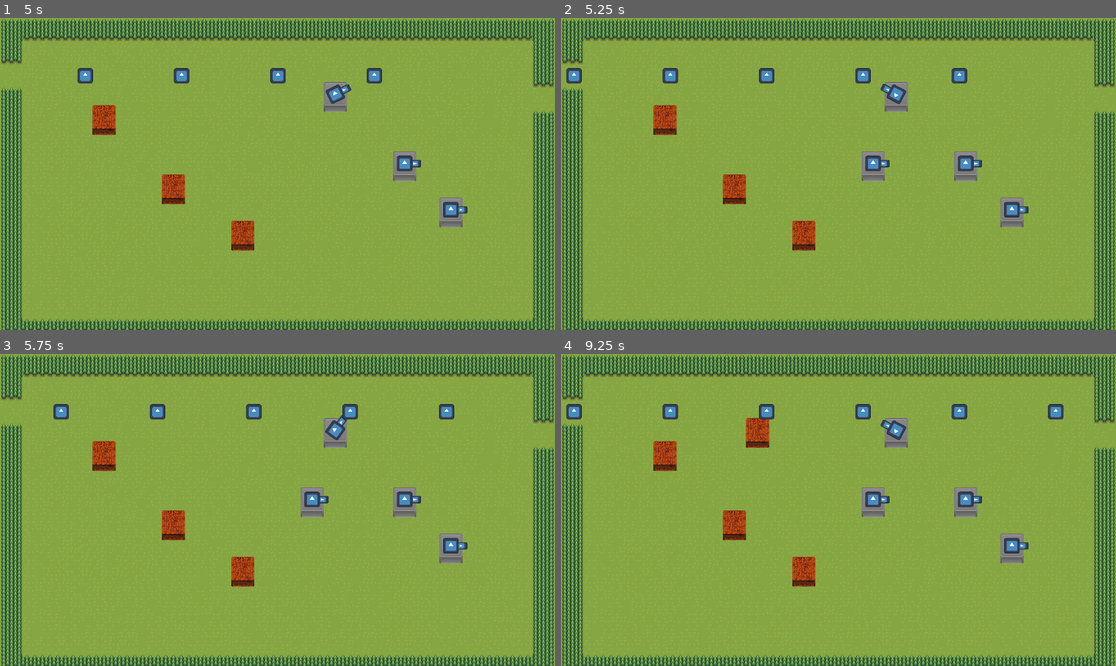
Above: before the commit, frames 1-4 (two rows, left to right).
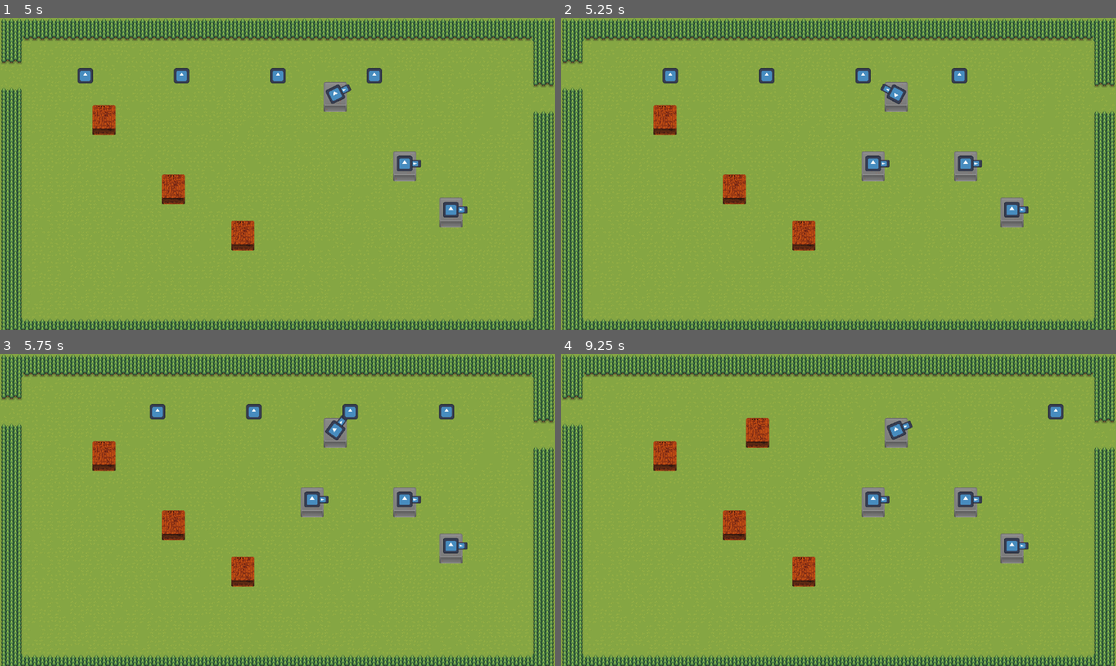
Above: after the commit, the same moments.

Repository: Krish-Dubey/uwa-game-jam
Game: Godot game, scene res://scenes/map.tscn
Same seed, same stepped clock (60 frames per second), same inputs: the game is played once before the commit and once after it. The engine's default icon, where the game draws it, is replaced by a stand-in: a white triangle on a blue panel in a dark square.
Inputs (mouse positions are in pixels of both pictures, inside the frame that each line leads up to):
- Up to frame 1 (5 s): tap Enter at 0.5 s; move the mouse to (399, 158) at 0.52 s; click (399, 158) at 0.6 s; move the mouse to (166, 189) at 1.27 s; right-click (166, 189) at 1.35 s; move the mouse to (333, 105) at 2.02 s; click (333, 105) at 2.1 s; move the mouse to (249, 236) at 2.77 s; right-click (249, 236) at 2.85 s; move the mouse to (444, 220) at 3.52 s; click (444, 220) at 3.6 s; move the mouse to (111, 127) at 4.27 s; right-click (111, 127) at 4.35 s
- Up to frame 2 (5.25 s): move the mouse to (866, 174) at 5.02 s; click (866, 174) at 5.1 s
- Up to frame 3 (5.75 s): no input
- Up to frame 4 (9.25 s): move the mouse to (755, 432) at 5.77 s; right-click (755, 432) at 5.85 s; move the mouse to (960, 494) at 6.52 s; click (960, 494) at 6.6 s; move the mouse to (727, 525) at 7.27 s; right-click (727, 525) at 7.35 s; move the mouse to (894, 441) at 8.02 s; click (894, 441) at 8.1 s; move the mouse to (810, 572) at 8.77 s; right-click (810, 572) at 8.85 s

Frame 1 is identical in both runs. In frame 2, 0.1% of the frame differs, in the area x 0-4%, y 16-21%; in frame 3, 0.1%; in frame 4, 0.8%, in the area x 0-74%, y 16-28%.

Commit message:
Merge with Taoist Branch

Diff:
--- a/scenes/walkertest.tscn
+++ b/scenes/enemies/fastwalker.tscn
@@ -1,23 +1,23 @@
-[gd_scene load_steps=6 format=3 uid="uid://durm5qahv4rhg"]
+[gd_scene load_steps=6 format=3 uid="uid://dqr76mxmntcp2"]
 
-[ext_resource type="Script" uid="uid://cs16ybkcd38bb" path="res://scripts/walkertest.gd" id="1_4reu3"]
-[ext_resource type="Texture2D" uid="uid://conhbe48wu8lx" path="res://sprite/icon.svg" id="1_7x575"]
-[ext_resource type="Script" uid="uid://bhcycc38peq4c" path="res://scripts/health_component.gd" id="3_q4brm"]
+[ext_resource type="Script" uid="uid://cs16ybkcd38bb" path="res://scripts/walkertest.gd" id="1_80eva"]
+[ext_resource type="Texture2D" uid="uid://conhbe48wu8lx" path="res://sprite/icon.svg" id="2_7xnej"]
+[ext_resource type="Script" uid="uid://bhcycc38peq4c" path="res://scripts/health_component.gd" id="3_hnbjv"]
 
-[sub_resource type="CircleShape2D" id="CircleShape2D_q4brm"]
+[sub_resource type="CircleShape2D" id="CircleShape2D_80eva"]
 
 [sub_resource type="RectangleShape2D" id="RectangleShape2D_q4brm"]
 size = Vector2(24.6154, 24.6154)
 
-[node name="Walkertest" type="CharacterBody2D" groups=["enemy"]]
+[node name="fastWalker" type="CharacterBody2D" groups=["enemy"]]
 z_index = 1
-scale = Vector2(1.3, 1.3)
-script = ExtResource("1_4reu3")
+scale = Vector2(0.8, 0.8)
+script = ExtResource("1_80eva")
 movement_speed = 200.0
 
 [node name="Sprite2D" type="Sprite2D" parent="."]
 scale = Vector2(0.1875, 0.1875)
-texture = ExtResource("1_7x575")
+texture = ExtResource("2_7xnej")
 
 [node name="NavigationAgent2D" type="NavigationAgent2D" parent="."]
 path_postprocessing = 2
--- /dev/null
+++ b/scenes/enemies/large_walker.tscn
@@ -0,0 +1,42 @@
+[gd_scene load_steps=6 format=3 uid="uid://chkg13dto4xne"]
+
+[ext_resource type="Script" uid="uid://cs16ybkcd38bb" path="res://scripts/walkertest.gd" id="1_tlqob"]
+[ext_resource type="Texture2D" uid="uid://conhbe48wu8lx" path="res://sprite/icon.svg" id="2_24cst"]
+[ext_resource type="Script" uid="uid://bhcycc38peq4c" path="res://scripts/health_component.gd" id="3_34tvn"]
+
+[sub_resource type="CircleShape2D" id="CircleShape2D_tlqob"]
+
+[sub_resource type="RectangleShape2D" id="RectangleShape2D_q4brm"]
+size = Vector2(24.6154, 24.6154)
+
+[node name="LargeWalker" type="CharacterBody2D" groups=["enemy"]]
+z_index = 1
+scale = Vector2(2, 2)
+script = ExtResource("1_tlqob")
+movement_speed = 100.0
+
+[node name="Sprite2D" type="Sprite2D" parent="."]
+scale = Vector2(0.1875, 0.1875)
+texture = ExtResource("2_24cst")
+
+[node name="NavigationAgent2D" type="NavigationAgent2D" parent="."]
+path_postprocessing = 2
+path_metadata_flags = 5
+time_horizon_agents = 3.0
+debug_path_custom_color = Color(0, 1, 1, 1)
+
+[node name="HealthComponent" type="Node" parent="." node_paths=PackedStringArray("agent")]
+script = ExtResource("3_34tvn")
+agent = NodePath("..")
+
+[node name="Collision Box" type="CollisionShape2D" parent="."]
+shape = SubResource("CircleShape2D_tlqob")
+
+[node name="Area2D" type="Area2D" parent="."]
+collision_layer = 2
+collision_mask = 0
+
+[node name="Hit Box" type="CollisionShape2D" parent="Area2D"]
+position = Vector2(2.75098e-07, -2.75098e-07)
+shape = SubResource("RectangleShape2D_q4brm")
+debug_color = Color(0.968513, 0, 0.46738, 0.42)
--- /dev/null
+++ b/scenes/enemies/walkertest.tscn
@@ -0,0 +1,42 @@
+[gd_scene load_steps=6 format=3 uid="uid://durm5qahv4rhg"]
+
+[ext_resource type="Script" uid="uid://cs16ybkcd38bb" path="res://scripts/walkertest.gd" id="1_e0x32"]
+[ext_resource type="Texture2D" uid="uid://conhbe48wu8lx" path="res://sprite/icon.svg" id="2_sypdo"]
+[ext_resource type="Script" uid="uid://bhcycc38peq4c" path="res://scripts/health_component.gd" id="3_33kmq"]
+
+[sub_resource type="CircleShape2D" id="CircleShape2D_q4brm"]
+
+[sub_resource type="RectangleShape2D" id="RectangleShape2D_q4brm"]
+size = Vector2(24.6154, 24.6154)
+
+[node name="Walkertest" type="CharacterBody2D" groups=["enemy"]]
+z_index = 1
+scale = Vector2(1.3, 1.3)
+script = ExtResource("1_e0x32")
+movement_speed = 200.0
+
+[node name="Sprite2D" type="Sprite2D" parent="."]
+scale = Vector2(0.1875, 0.1875)
+texture = ExtResource("2_sypdo")
+
+[node name="NavigationAgent2D" type="NavigationAgent2D" parent="."]
+path_postprocessing = 2
+path_metadata_flags = 5
+time_horizon_agents = 3.0
+debug_path_custom_color = Color(0, 1, 1, 1)
+
+[node name="HealthComponent" type="Node" parent="." node_paths=PackedStringArray("agent")]
+script = ExtResource("3_33kmq")
+agent = NodePath("..")
+
+[node name="Collision Box" type="CollisionShape2D" parent="."]
+shape = SubResource("CircleShape2D_q4brm")
+
+[node name="Area2D" type="Area2D" parent="."]
+collision_layer = 2
+collision_mask = 0
+
+[node name="Hit Box" type="CollisionShape2D" parent="Area2D"]
+position = Vector2(2.75098e-07, -2.75098e-07)
+shape = SubResource("RectangleShape2D_q4brm")
+debug_color = Color(0.968513, 0, 0.46738, 0.42)
--- a/scenes/map.tscn
+++ b/scenes/map.tscn
@@ -6,6 +6,7 @@
 [ext_resource type="PackedScene" uid="uid://b6c7akk0h1cy0" path="res://scenes/wall.tscn" id="3_nakos"]
 [ext_resource type="Script" uid="uid://bigxy102n7v5g" path="res://scripts/spawn.gd" id="4_be0no"]
 [ext_resource type="Script" uid="uid://c4jb2sube2y4k" path="res://scripts/buildingplace.gd" id="5_blm8a"]
+[ext_resource type="Script" uid="uid://bimc0rfprmy7v" path="res://scripts/enemy_info.gd" id="6_nakos"]
 
 [sub_resource type="NavigationPolygon" id="NavigationPolygon_c7s6e"]
 vertices = PackedVector2Array(8, 8, -8, 8, -8, -8, 8, -8)
@@ -1716,6 +1717,10 @@
 process_callback = 0
 autostart = true
 
+[node name="EnemyInfo" type="Node" parent="Spawn"]
+script = ExtResource("6_nakos")
+metadata/_custom_type_script = "uid://bimc0rfprmy7v"
+
 [node name="PlacementScript" type="Node2D" parent="." node_paths=PackedStringArray("tile_map", "road_tile_map")]
 script = ExtResource("5_blm8a")
 tile_map = NodePath("../tilemap/PlacementTile")
--- /dev/null
+++ b/scripts/enemy_info.gd
@@ -0,0 +1,37 @@
+extends Node
+class_name EnemyInfo
+
+var EnemiesList = [
+	{
+		"enemyName": "Walker",
+		"resourcePath": "res://scenes/enemies/walkertest.tscn",
+		"cost" : 1,
+		"rarity" : "common"
+	},
+
+	{
+		"enemyName": "FastWalker",
+		"resourcePath": "res://scenes/enemies/walkertest.tscn",
+		"cost" : 2,
+		"rarity" : "common"
+	}
+]
+
+var LoadedEnemies = []
+
+var EnemiesCategoryIndex = {
+	"common" = []
+}
+
+func loadAllEnemies():
+	for enemy in EnemiesList:
+		enemy["loadIndex"] = LoadedEnemies.size()
+		LoadedEnemies.append(load(enemy["resourcePath"]))
+		EnemiesCategoryIndex[enemy["rarity"]].append(enemy["loadIndex"])
+	return EnemiesList
+
+func getEnemiesPackedNode(index):
+	return LoadedEnemies[index]
+
+func getCategory(category):
+	return EnemiesCategoryIndex[category]
--- a/scripts/home_base.gd
+++ b/scripts/home_base.gd
@@ -1,6 +1,9 @@
 extends Area2D
 
-
+var health = 20
 
 func _on_body_entered(body) -> void:
+	health -= 1
+	if health == 0:
+		print("dead")
 	body.queue_free()
--- a/scripts/spawn.gd
+++ b/scripts/spawn.gd
@@ -1,10 +1,15 @@
 extends Marker2D
 
-var enemy_scene = preload("res://scenes/walkertest.tscn")
+@onready var EnemyInfo = $EnemyInfo
+@onready var SpawnTimer = $SpawnTimer
 @export var target : Node2D
 @export var road_tile_map_ : TileMapLayer
 @export var placement_tile: TileMapLayer
-
+var currentWave = 0
+var currentBasePoints = 3
+var enemy_list = []
+var common_enemy_list = []
+var enemy_wave = []
 
 var astar_grid: AStarGrid2D
 var id_path
@@ -17,7 +22,9 @@
 	astar_grid.Heuristic.HEURISTIC_EUCLIDEAN
 	astar_grid.update()
 	update_astar_path()
-
+	enemy_list = EnemyInfo.loadAllEnemies()
+	create_wave()
+	SpawnTimer.start()
 
 func update_astar_path():
 	id_path = astar_grid.get_id_path(
@@ -42,12 +49,27 @@
 		astar_grid.set_point_solid(coordinates[coordinate])
 
 
+func spawn_enemy(enemy_packed_scene) -> void:
+	update_astar_path()
+	var spawned_enemy = enemy_packed_scene.instantiate()
+	add_child(spawned_enemy)
+	spawned_enemy.path = id_path
+	spawned_enemy.global_transform.origin = global_position
+	spawned_enemy.navigation_target = target.global_transform.origin
+	spawned_enemy.road_tile = road_tile_map_
 
 func _on_spawn_timer_timeout() -> void:
-	update_astar_path()
-	var enemy = enemy_scene.instantiate()
-	add_child(enemy)
-	enemy.path = id_path
-	enemy.global_transform.origin = global_position
-	enemy.navigation_target = target.global_transform.origin
-	enemy.road_tile = road_tile_map_
+	if enemy_wave != []:
+		spawn_enemy(enemy_wave[-1])
+		enemy_wave.remove_at(enemy_wave.size()-1)
+	else:
+		SpawnTimer.stop()
+
+func create_wave():
+	currentWave += 1
+	var currentPoint = currentBasePoints + currentWave
+
+	var common_list = EnemyInfo.getCategory("common")
+	while currentPoint > 0:
+		enemy_wave.append(EnemyInfo.LoadedEnemies[common_list[0]])
+		currentPoint -= 1
Not shown: 1 places in scenes/enemies/fastwalker.tscn that only renumber resources
Not shown: 1 places in scenes/map.tscn that only renumber resources
Not shown, added: scripts/enemy_info.gd.uid
